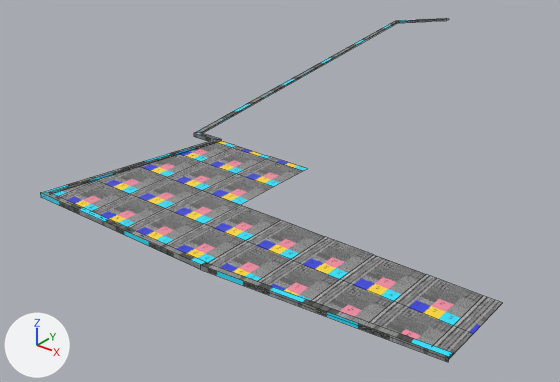
A saved change to the FBX model Assets/Models/Pavement/Chinatown/chinatown_pavement_4.fbx.
Camera for both pictures: a 50 mm lens placed at (55.4, 26.6, 9.9), pointed at (38.7, 47.6, -3.1). Arrows for +X, +Y and +Z are at lower left; the lights stay in place. The first picture is the older version. Mesh edges are drawn as thin lines. Where no turn or scale is listed for an object, it has been applied to the vertices.

Objects in the first picture: 'chinatown_pavement_4'.
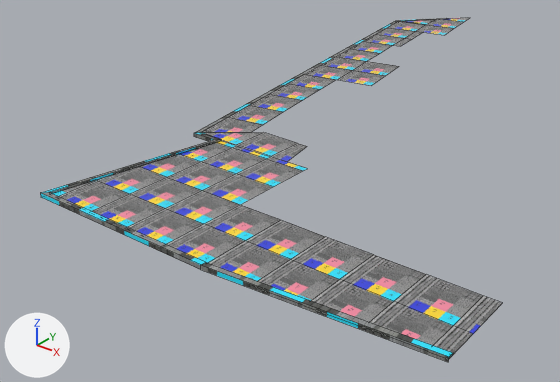
Changed parts and their boxes (x1, y1, x2, y2) in the pictures (560 x 382 px):
```json
{"object": "Plane390", "change": "added", "after": [201, 74, 336, 161]}
{"object": "Plane389", "change": "added", "after": [306, 18, 469, 85]}
```

The change, as JSON lines over the scene's bpy script:
```json
{"op": "add", "block": "me_mesh_001", "code": ["me_mesh_001 = bpy.data.meshes.new('Mesh.001')", "me_mesh_001.from_pydata(...)  # 59 vertices, 15 faces; spans x -2.4..2.42, y -0.89..13.01, z 0.0", "me_mesh_001.materials.append(mat_sidewalks)  # picture img_curb2_png"]}
{"op": "add", "block": "me_mesh_002", "code": ["me_mesh_002 = bpy.data.meshes.new('Mesh.002')", "me_mesh_002.from_pydata(...)  # 22 vertices, 10 faces; spans x -0.86..4.23, y -7.04..0.86, z -0.05..0.0", "me_mesh_002.materials.append(mat_sidewalks)  # picture img_curb2_png"]}
{"op": "add", "block": "ob_plane389", "code": ["ob_plane389 = bpy.data.objects.new('Plane389', me_mesh_001)", "ob_plane389.location = (36.85, 53.19, -0.06)"]}
{"op": "add", "block": "ob_plane390", "code": ["ob_plane390 = bpy.data.objects.new('Plane390', me_mesh_002)", "ob_plane390.location = (37.08, 51.68, -0.06)"]}
```
